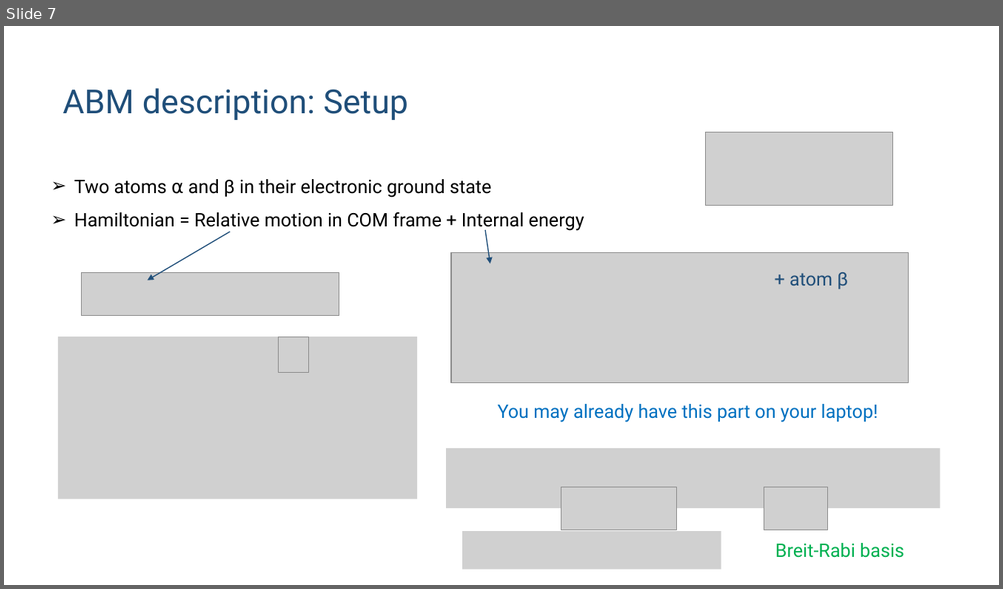
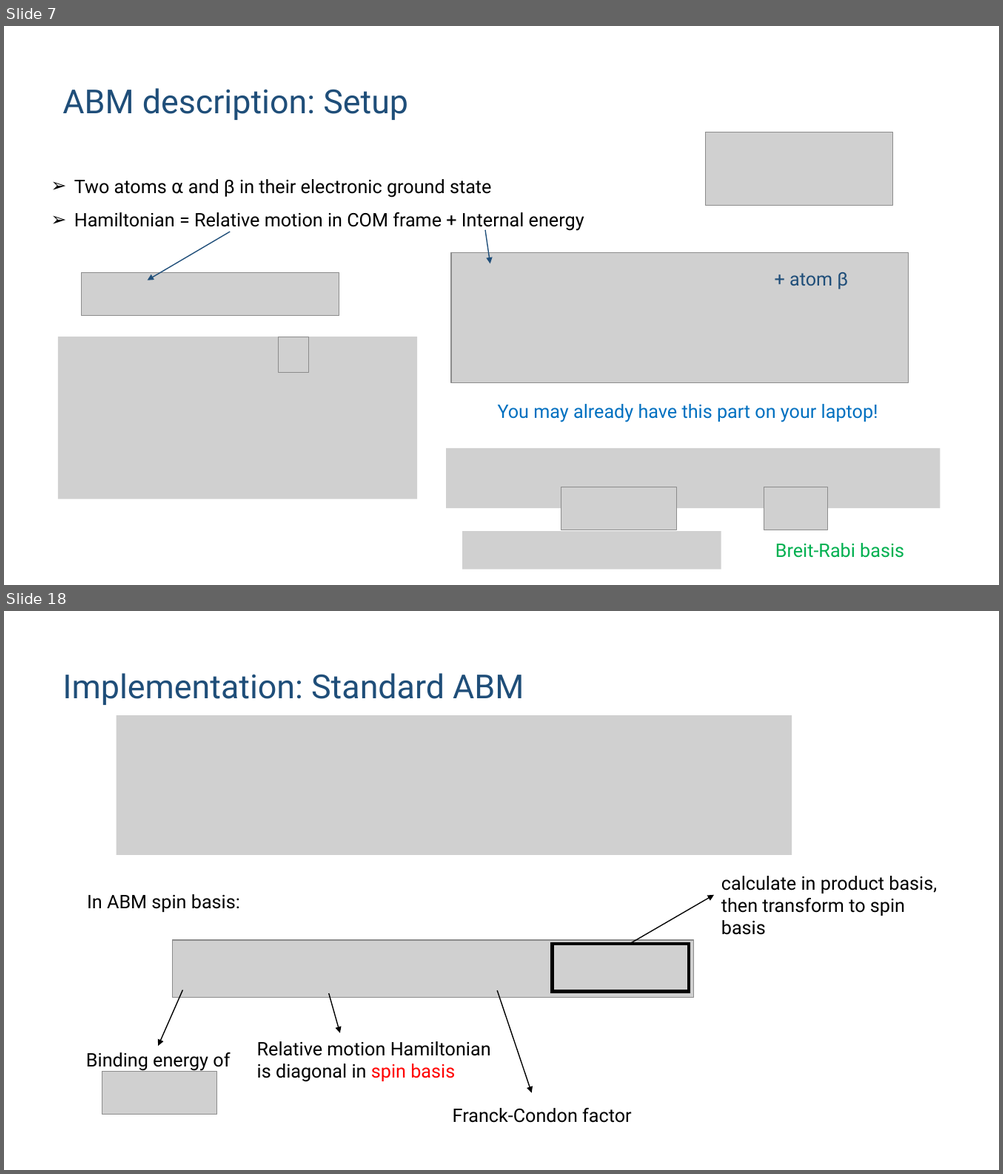
Before and after one commit to huanium/huanium, a slide deck: MIT_PhD/ZGS/ZGS-Sep-01-2023/BUI_ZGS_2023_Sep_01.pptx. Shown one above the other, each under a label of ours: slide 7 before the commit, slides 7 and 18 after it; the slides between them are not shown. The pictures are 1003x589 and 1003x1174 pixels, drawn with LibreOffice and Linux fonts; fonts in the diff are those of the drawing; grey boxes stand for pictures. Boxes give left, top, right and bottom in pixels: in the first picture for what was removed or moved away, otherwise in the second. Text is boxed around its words. In the diff, an @@ line names an element or a change of style, - is before the commit and + after.

```diff
--- a/MIT_PhD/ZGS/ZGS-Sep-01-2023/BUI_ZGS_2023_Sep_01.pptx
+++ b/MIT_PhD/ZGS/ZGS-Sep-01-2023/BUI_ZGS_2023_Sep_01.pptx
@@ slide 18 added at box(4, 611, 999, 1170), background #FFFFFF @@
@@ title added at box(62, 673, 523, 705), 32 pt, text #1F4E79 @@
+Implementation: Standard ABM
@@ picture added at box(116, 715, 791, 855) @@
@@ text added at box(721, 876, 936, 935), 18 pt, text #000000 @@
+calculate in product basis,
+then transform to spin basis
@@ text added at box(87, 894, 240, 912), 18 pt, text #000000 @@
+In ABM spin basis:
@@ arrow added from (629, 944) to (714, 895), #000000 1 pt @@
@@ picture added at box(173, 940, 694, 997) @@
@@ frame added at box(552, 944, 689, 991), fill #000000, outline #000000 3 pt @@
@@ arrow added from (183, 990) to (159, 1046), #000000 1 pt @@
@@ arrow added from (329, 994) to (340, 1034), #000000 1 pt @@
@@ arrow added from (497, 991) to (532, 1093), #000000 1 pt @@
@@ text added at box(86, 1053, 230, 1071), 18 pt, text #000000 @@
+Binding energy of
@@ text added at box(257, 1042, 491, 1082), 18 pt, text #000000 @@
+Relative motion Hamiltonian
+is diagonal in spin basis
@@ picture added at box(102, 1072, 216, 1116) @@
@@ text added at box(452, 1108, 632, 1123), 18 pt, text #000000 @@
+Franck-Condon factor
```
Also in this commit, not shown: 7 slides changed, 9 other slides added, 1 other file.
